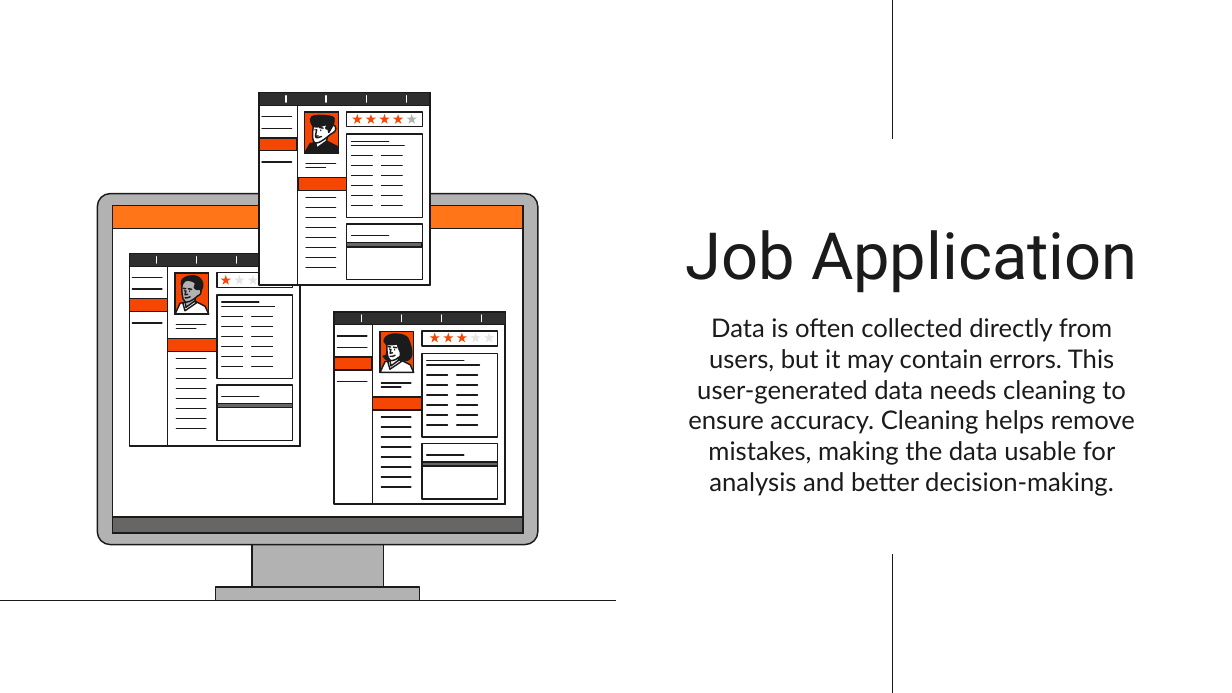
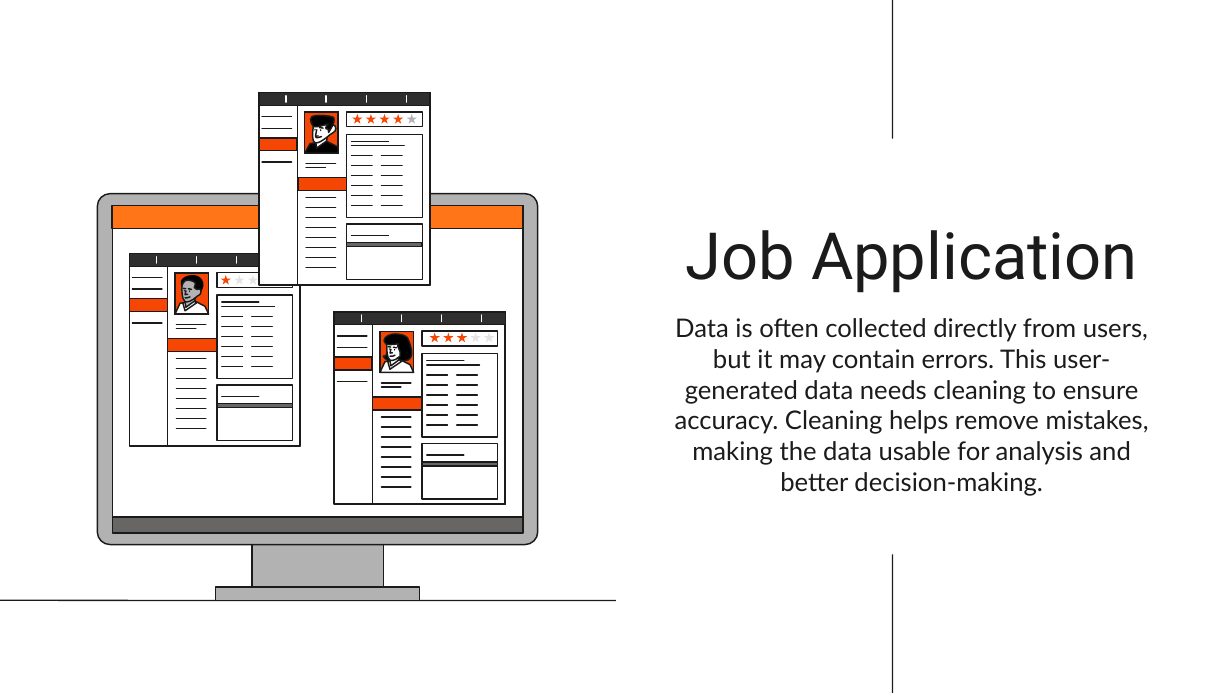
Before and after one commit to MrMoriarty04/JobApplications, a slide deck: slide 1 of JobApplication_presentation.pptx. Drawn at 1232x693 pixels with LibreOffice and Linux fonts; fonts in the diff are those of the drawing. Boxes give left, top, right and bottom in pixels: in the first picture for what was removed or moved away, otherwise in the second. Text is boxed around its words. In the diff, an @@ line names an element or a change of style, - is before the commit and + after.

```diff
--- a/JobApplication_presentation.pptx
+++ b/JobApplication_presentation.pptx
@@ outline redrawn in 3 elements at bbox=[181, 280, 201, 302], bbox=[97, 193, 537, 545], bbox=[308, 116, 335, 143] @@
@@ fill #1B1B1B to #000000; outline redrawn in 4 elements at bbox=[383, 344, 394, 361], bbox=[384, 334, 414, 361], bbox=[180, 275, 205, 294], bbox=[308, 116, 334, 133] @@
@@ freeform shape at bbox=[304, 142, 338, 154]: fill #1B1B1B to #000000 @@
@@ freeform shape at bbox=[314, 128, 315, 131]: fill #1B1B1B to #000000 @@
@@ subtitle "Data is often collected directly ..." rewrapped from bbox=[688, 318, 1135, 496] to bbox=[675, 318, 1149, 496] @@
```
Also in this commit, not shown: 5 other slides changed, 3 slides added, 4 slides removed, 2 other files.
